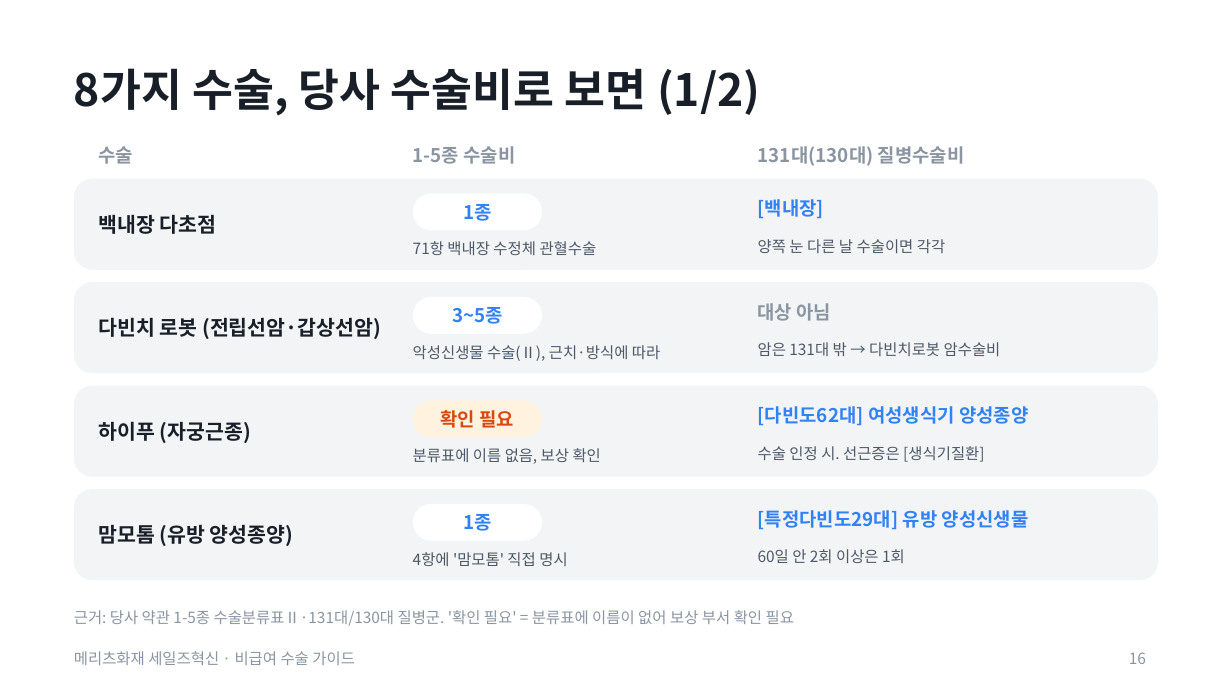
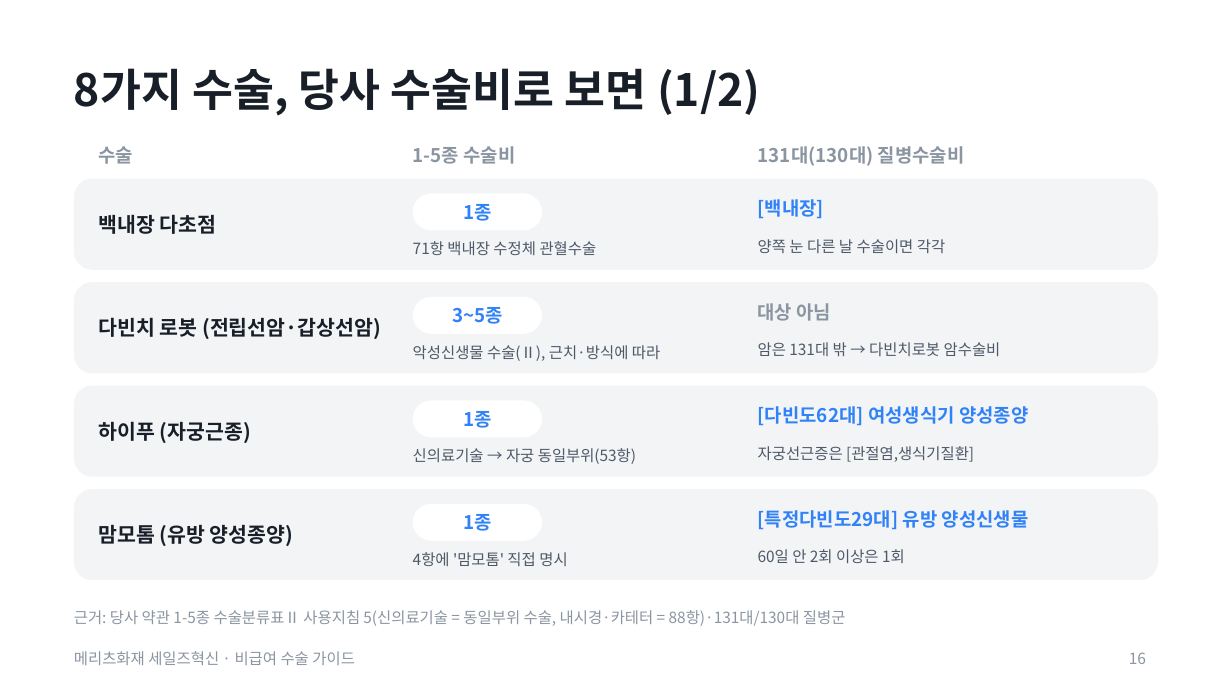
Before and after one commit to hunx11-sys/MeAI, a slide deck: slide 16 of dist/noncovered-surgery-guide.pptx. Drawn at 1232x693 pixels with LibreOffice and Linux fonts; fonts in the diff are those of the drawing. Boxes give left, top, right and bottom in pixels: in the first picture for what was removed or moved away, otherwise in the second. Text is boxed around its words. In the diff, an @@ line names an element or a change of style, - is before the commit and + after.

```diff
--- a/dist/noncovered-surgery-guide.pptx
+++ b/dist/noncovered-surgery-guide.pptx
@@ rounded rectangle "1종" at [413,400,542,437]: fill #FFF3E0 to #FFFFFF @@
@@ text in rounded rectangle at [463,411,491,428]: text changed; text colour #D9480F to #3182F6 @@
-확인 필요
+1종
@@ text at [413,448,636,464]: text changed @@
-분류표에 이름 없음, 보상 확인
+신의료기술 → 자궁 동일부위(53항)
@@ text at [758,446,974,462]: text changed @@
-수술 인정 시. 선근증은 [생식기질환]
+자궁선근증은 [관절염,생식기질환]
@@ text at [74,610,846,626]: text changed @@
-근거: 당사 약관 1-5종 수술분류표Ⅱ·131대/130대 질병군. '확인 필요' = 분류표에 이름이 없어 보상 부서 확인 필요
+근거: 당사 약관 1-5종 수술분류표Ⅱ 사용지침 5(신의료기술 = 동일부위 수술, 내시경·카테터 = 88항)·131대/130대 질병군
```
Also in this commit, not shown: 1 other slide changed, 2 other files.
